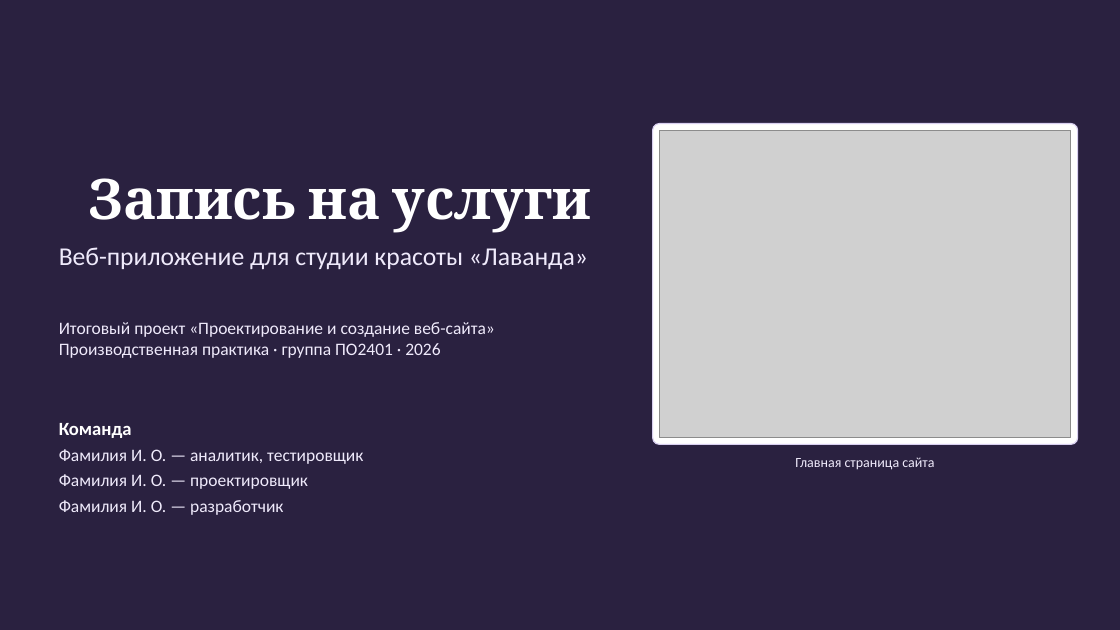
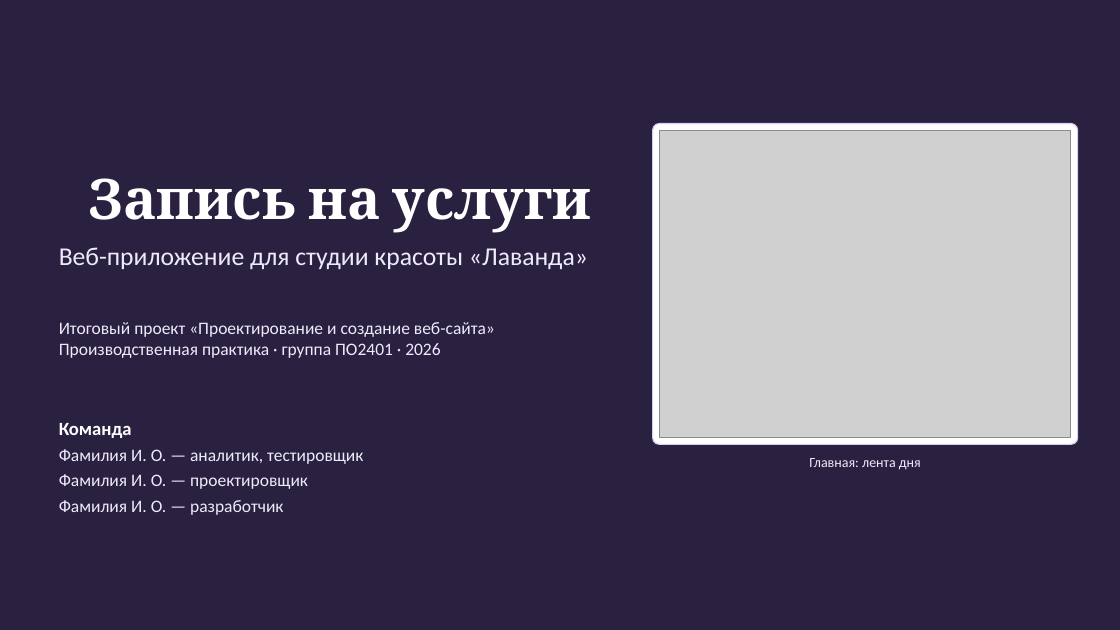
Before and after one commit to axssiz/Project_ES, a slide deck: slide 1 of docs/presentation.pptx. Drawn at 1120x630 pixels with LibreOffice and Linux fonts; fonts in the diff are those of the drawing; grey boxes stand for pictures. Boxes give left, top, right and bottom in pixels: in the first picture for what was removed or moved away, otherwise in the second. Text is boxed around its words. In the diff, an @@ line names an element or a change of style, - is before the commit and + after.

```diff
--- a/docs/presentation.pptx
+++ b/docs/presentation.pptx
@@ text at bbox=[809, 458, 921, 470]: text changed @@
-Главная страница сайта
+Главная: лента дня
```
Also in this commit, not shown: 4 other slides changed, 28 other files.
